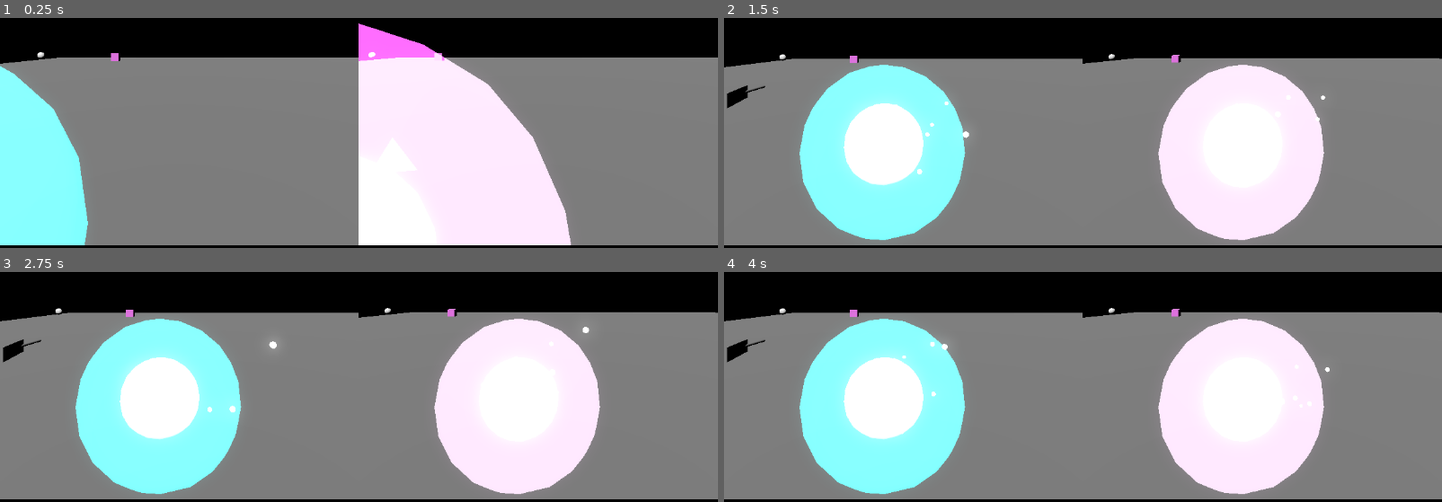
Above: before the commit, frames 1-4 (two rows, left to right).
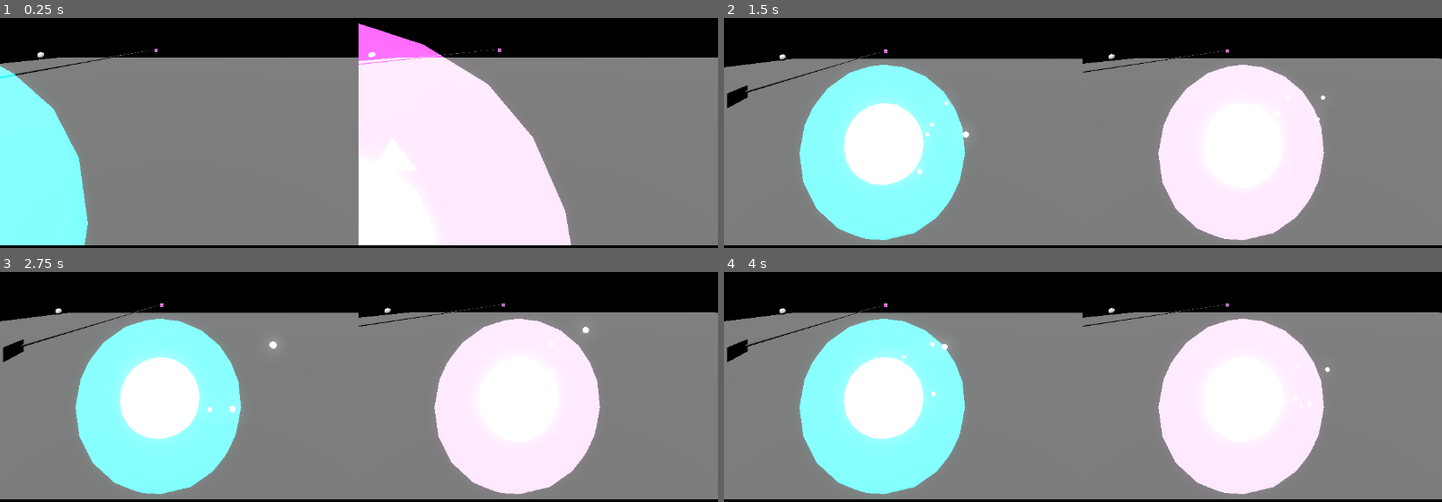
Above: after the commit, the same moments.

Repository: Tutita-Dev/fragmented-soul
Game: Godot game, scene res://scenes/Test/TestLevel.tscn
Same seed, same stepped clock (60 frames per second), same inputs: the game is played once before the commit and once after it.
Inputs:
- Up to frame 1 (0.25 s): no input
- Up to frame 2 (1.5 s): tap Enter at 0.5 s
- Up to frame 3 (2.75 s): tap Space at 2 s
- Up to frame 4 (4 s): no input

The runs differ from the first frame. In frame 1, 0.3% of the frame differs, in the area x 0-70%, y 12-27%; in frame 2, 0.3%; in frame 3, 0.3%; in frame 4, 0.3%.

Commit message:
Fix Bug light_system.

Diff:
--- a/scenes/Test/TestLevel.tscn
+++ b/scenes/Test/TestLevel.tscn
@@ -50,7 +50,7 @@
 player_id = 2
 
 [node name="FragmentBase2" parent="." unique_id=1526138773 instance=ExtResource("3_wd06p")]
-transform = Transform3D(1, 0, 0, 0, 1, 0, 0, 0, 1, -18.819918, 1.5, -8.996239)
+transform = Transform3D(1, 0, 0, 0, 1, 0, 0, 0, 1, -17.669914, 1.5, -56.32657)
 can_translate = true
 
 [node name="LightEmitter" parent="." unique_id=1122609926 instance=ExtResource("4_n4ulk")]
--- a/scripts/light/light_system.gd
+++ b/scripts/light/light_system.gd
@@ -7,13 +7,8 @@
 
 @export var emitter: Node3D  # asignar en el inspector, el nodo del light_emitter
 
-# Largo VISUAL de un rayo que no choca con nada. Deliberadamente chico y
-# desacoplado de MAX_RAY_DISTANCE (que sigue siendo 100 para la detección
-# real). Un segmento largo, visto desde una cámara muy cerca de su origen
-# y casi alineada con su dirección, siempre se va a ver como una cuña por
-# perspectiva pura — no hay largo "correcto" universal, así que se ajusta
-# chico para esta escala de nivel. Tunear por nivel si hace falta.
-@export var miss_beam_length: float = 2.0
+
+@export var miss_beam_length: float = 100
 
 var beam_pool: Array[MeshInstance3D] = []
 var _needs_retrace := true
@@ -107,16 +102,13 @@
 	if dist < 0.001:
 		beam.visible = false
 		return
-	var dir := (to - from) / dist  # normalizado, dist ya calculado arriba
+	var dir := (to - from) / dist
 
-	# look_at() queda indeterminado (transform degenerado -> mesh deformado/
-	# gigante) cuando la dirección del beam es casi paralela al vector "up"
-	# que se le pasa. Con rayos que rebotan casi verticales (normal de un
-	# fragmento apuntando hacia arriba, por ejemplo) esto pasa seguido.
-	# Fallback: si dir está casi alineada con UP, usar RIGHT como referencia.
 	var up_ref := Vector3.UP
 	if absf(dir.dot(Vector3.UP)) > 0.99:
 		up_ref = Vector3.RIGHT
+
+	beam.scale = Vector3.ONE
 
 	beam.global_position = mid
 	beam.look_at(to, up_ref)
